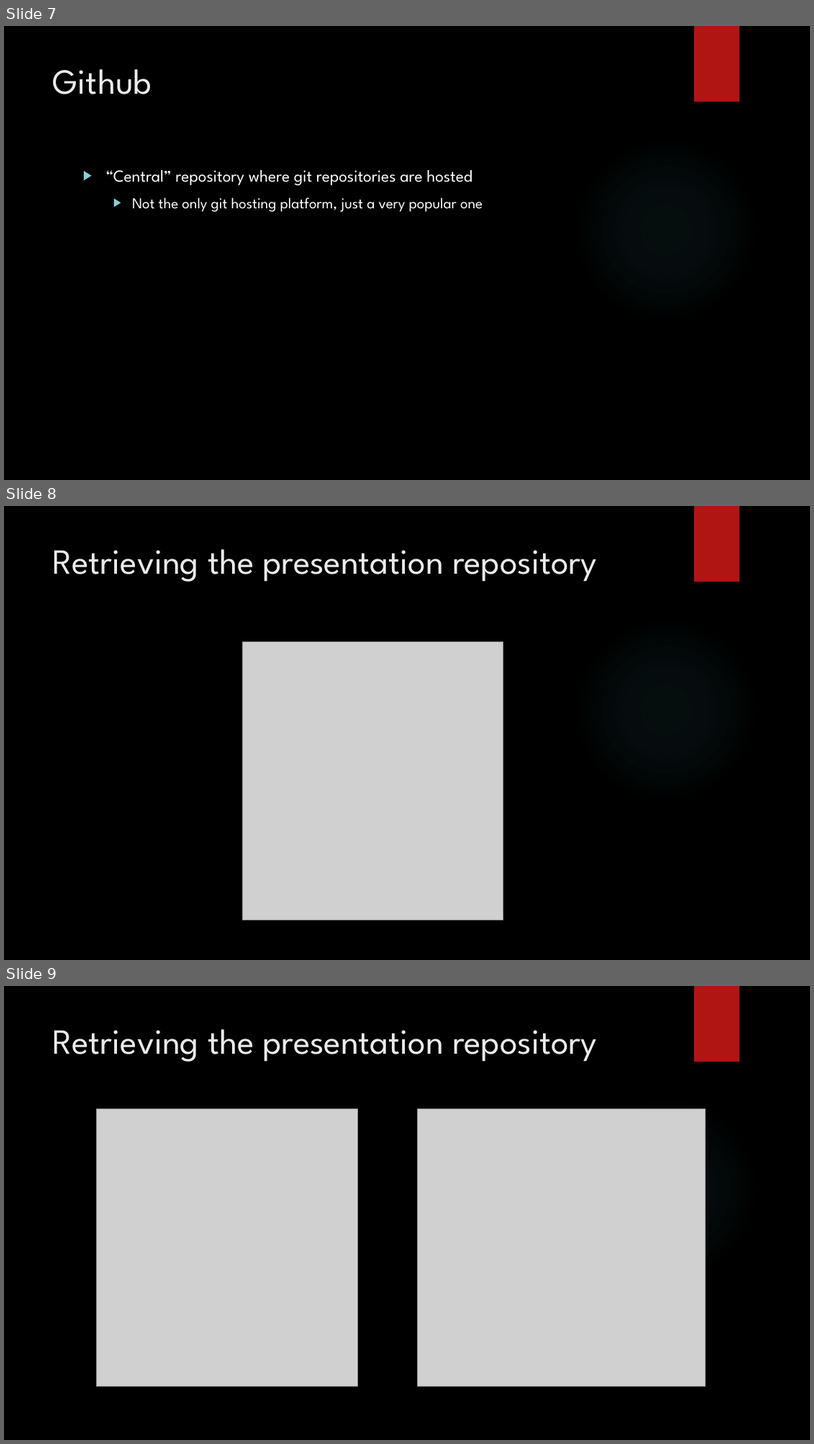
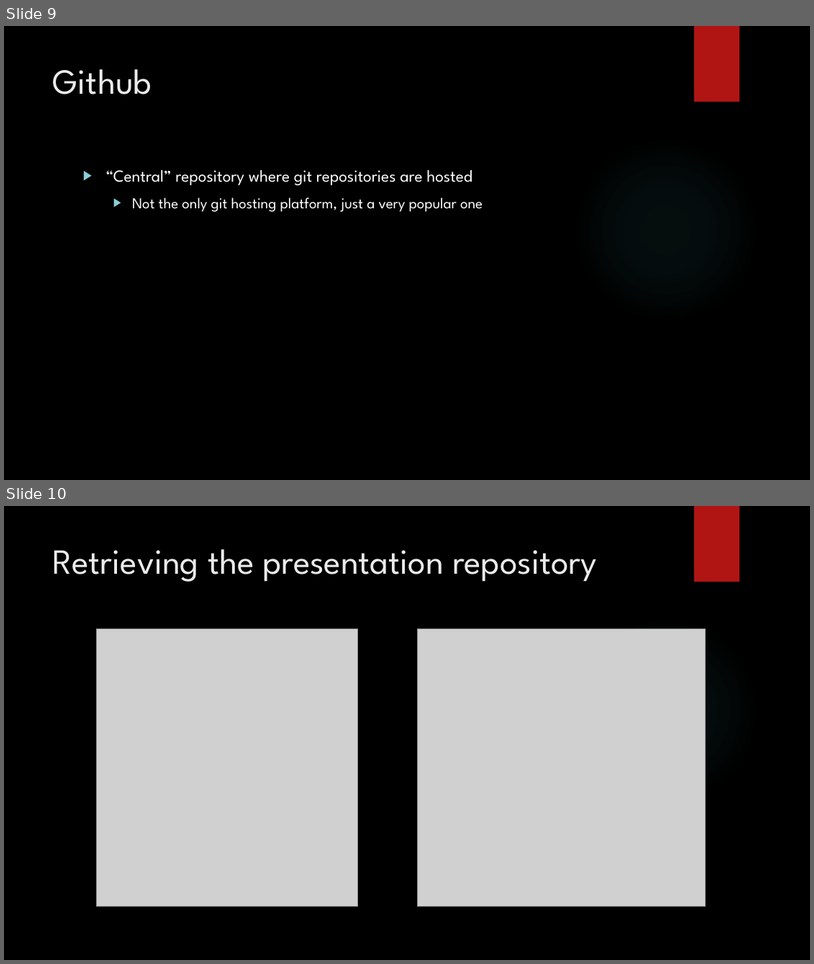
Before and after one commit to HCA-Java-2015/Presentations, a slide deck: Introduction and Git.pptx. Shown one above the other, each under a label of ours: slides 7, 8 and 9 before the commit, slides 9 and 10 after it. The pictures are 814x1444 and 814x964 pixels, drawn with LibreOffice and Linux fonts; fonts in the diff are those of the drawing; grey boxes stand for pictures; background and template pictures are left out. Boxes give left, top, right and bottom in pixels: in the first picture for what was removed or moved away, otherwise in the second. Text is boxed around its words. In the diff, an @@ line names an element or a change of style, - is before the commit and + after.

```diff
--- a/Introduction and Git.pptx
+++ b/Introduction and Git.pptx
@@ slide 8 removed at <box>4,506,810,960</box>, background picture (left out); not listed: 2 template elements that a slide beside it also shows @@
@@ title removed at <box>53,549,597,582</box> @@
-Retrieving the presentation repository
@@ picture removed at <box>242,641,504,919</box> @@
@@ what was slide 7 is now slide 9 @@
@@ what was slide 9 is now slide 10 @@
```
Also in this commit, not shown: 1 slide changed, 2 slides added, 1 other file.
